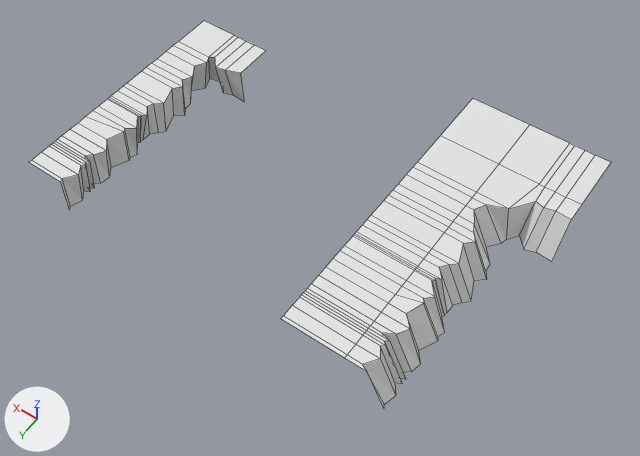
A saved change to the Blender file Blender/duck.blend.
Both versions are drawn from a 50 mm lens placed at (-7.9, 17.1, 30.3), pointed at (6.3, -2.8, -1.0). Lighting does not change. The marker at lower left points along +X, +Y and +Z. Mesh edges are drawn as thin lines.

Names of what the first picture shows: 'Cube.004', 'Cube.006', 'Cube.007', 'Cube.008', 'Cube.009', 'terrain_1', 'terrain_2', 'terrain_3', 'terrain_4', 'terrain_corner'.
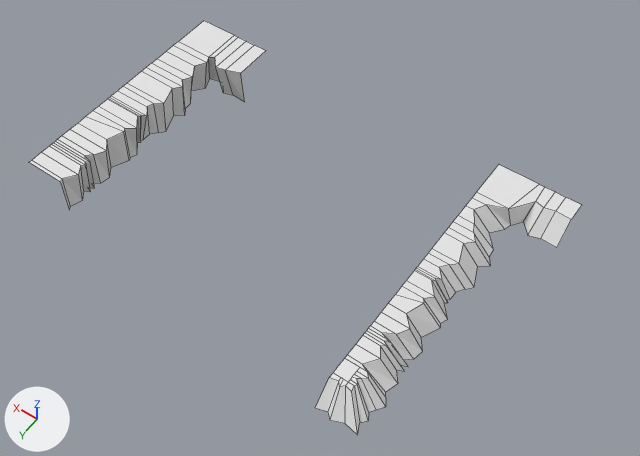
Location of each change, (x1, y1, x2, y2) in pixels of the pictures (640 x 456 px; the box of a moved part takes in the faces that stretch with it):
'terrain_corner', reshaped (41% narrower, 45% shorter)
    before: (393, 99, 611, 270)
    after: (453, 164, 581, 257)
'terrain_1', reshaped (48% narrower, 38% shorter)
    before: (281, 284, 412, 407)
    after: (345, 321, 413, 397)
'terrain_2', reshaped (48% narrower, 40% shorter)
    before: (311, 251, 438, 371)
    after: (375, 287, 440, 359)
'terrain_3', reshaped (48% narrower, 39% shorter)
    before: (340, 220, 462, 336)
    after: (402, 253, 465, 323)
'terrain_4', reshaped (49% narrower, 40% shorter)
    before: (367, 191, 487, 303)
    after: (429, 222, 490, 289)
'Cube', added
    after: (315, 358, 386, 435)
part 1 of me_cube_002, moved or reshaped
    before: (396, 299, 438, 371)
    after: (396, 299, 440, 359)
part 2 of me_cube_002, deleted
    before: (311, 251, 402, 321)
part 3 of me_cube_003, moved or reshaped
    before: (423, 265, 462, 336)
    after: (423, 265, 465, 323)
part 4 of me_cube_003, deleted
    before: (340, 220, 428, 286)
part 5 of me_cube_004, moved or reshaped
    before: (363, 333, 412, 407)
    after: (363, 333, 413, 397)
part 6 of me_cube_004, deleted
    before: (281, 284, 374, 358)
part 7 of me_cube_005, cut back
    before: (367, 191, 487, 303)
    after: (450, 234, 490, 289)
part 8 of me_cube_011, cut back
    before: (393, 99, 611, 270)
    after: (474, 202, 571, 257)

Diff of the bpy script that builds the scene:
```diff
--- a/Blender/duck.blend.py
+++ b/Blender/duck.blend.py
@@ me_cube_002 @@
 me_cube_002.from_pydata(...)  # 20 vertices, 12 faces; spans x -1.0..4.0, y -1.0..1.0, z -1.0..1.0
 # verts and faces of me_cube_002; kept vertices keep their numbers, new ones are numbered from 20
+# me_cube_002 part 1
+for i in [0, 2, 6, 7, 8]: verts[i] += (0.0, 0.0, 1.0)
+# me_cube_002 part 2
+delete_vertices([*range(15, 20)])  # with the faces that use them
@@ me_cube_003 @@
-me_cube_003.from_pydata(...)  # 32 vertices, 21 faces; spans x -1.04..4.0, y -1.0..1.0, z -1.0..1.0
+me_cube_003.from_pydata(...)  # 24 vertices, 14 faces; spans x -1.04..1.0, y -1.0..1.0, z 0.0..1.0
+# me_cube_003 part 3: 8 vertices moved from x -1.04..-0.53, y -1.0..1.0, z -1.0 to x -1.04..-0.53, y -1.0..1.0, z 0.0
+# me_cube_003 part 4: 8 vertices removed from x 4.0, y -1.0..1.0, z 1.0
@@ me_cube_004 @@
-me_cube_004.from_pydata(...)  # 36 vertices, 24 faces; spans x -0.96..4.0, y -1.0..1.0, z -1.0..1.0
+me_cube_004.from_pydata(...)  # 27 vertices, 16 faces; spans x -0.96..1.0, y -1.0..1.0, z 0.0..1.0
+# me_cube_004 part 5: 9 vertices moved from x -0.96..-0.6, y -1.0..1.0, z -1.0 to x -0.96..-0.6, y -1.0..1.0, z 0.0
+# me_cube_004 part 6: 9 vertices removed from x 4.0, y -1.0..1.0, z 1.0
@@ me_cube_005 @@
 me_cube_005.from_pydata(...)  # 20 vertices, 12 faces; spans x -1.15..4.0, y -1.0..1.0, z -1.0..1.0
 # verts and faces of me_cube_005; kept vertices keep their numbers, new ones are numbered from 20
+# me_cube_005 part 7
+delete_vertices([*range(15, 20)])  # with the faces that use them
+for i in [0, 2, 6, 7, 12]: verts[i] += (0.0, 0.0, 1.0)
@@ me_cube_011 @@
-me_cube_011.from_pydata(...)  # 42 vertices, 28 faces; spans x -3.0..4.0, y -4.0..3.0, z -1.0..1.0
+me_cube_011.from_pydata(...)  # 29 vertices, 17 faces; spans x -3.0..1.0, y -1.0..3.0, z 0.0..1.0
+# me_cube_011 part 8
+# 13 vertices are removed from x -3.0..4.0, y -4.0..3.0, z 1.0
+# 11 faces are deleted
+# 9 vertices in x -3.0..-0.28, y 0.45..3.0, z -1.0 move by (0.0, 0.0, 1.0)
@@ ob_cube @@
+ob_cube = bpy.data.objects.new('Cube', me_cube_006)  # 38 vertices, 20 faces; spans x -1.11..1.0, y -1.0..1.0, z 0.0..1.0
+ob_cube.location = (0.0, 4.0, 0.0)
```
